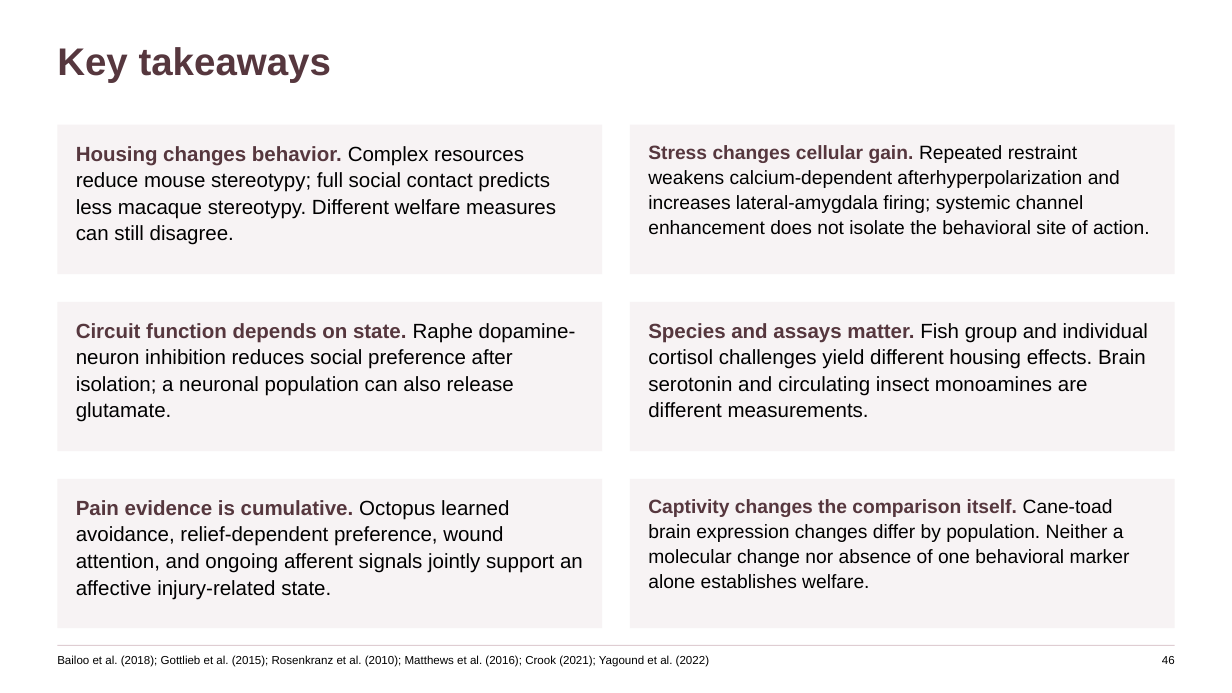
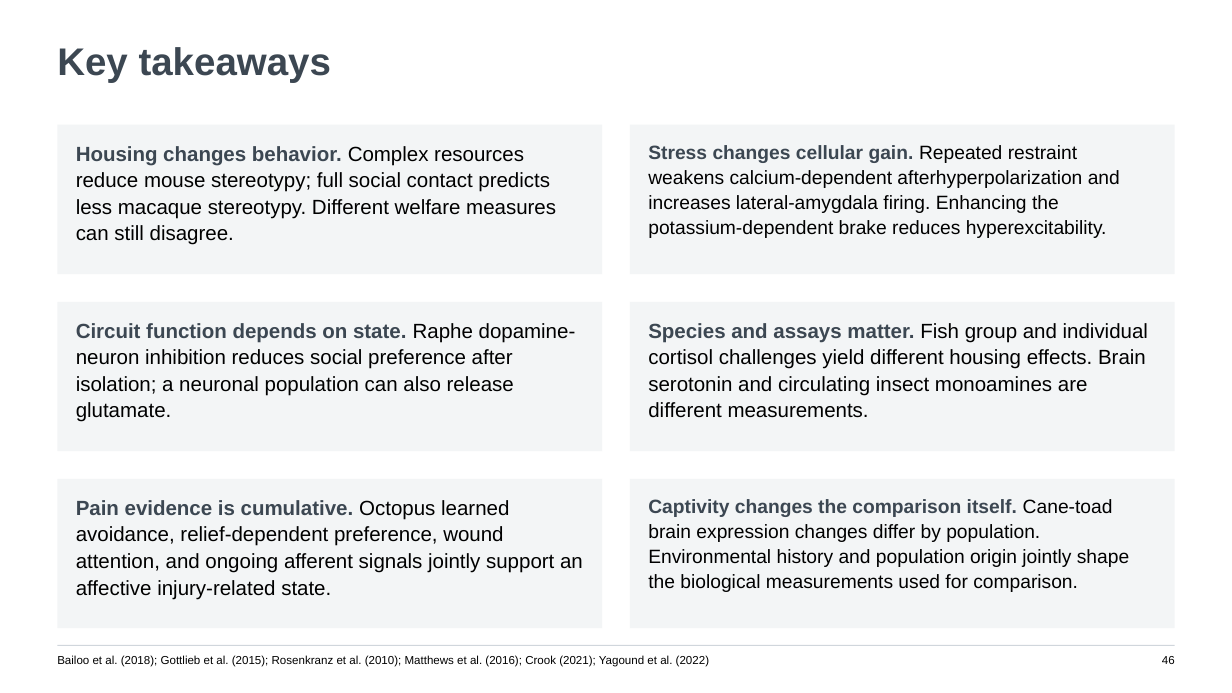
Before and after one commit to jordanxxlopez/NEUROETHOLOGY, a slide deck: slide 46 of lectures/L53/Neuroethology_Lecture53_FA2026.pptx. Drawn at 1232x693 pixels with LibreOffice and Linux fonts; fonts in the diff are those of the drawing. Boxes give left, top, right and bottom in pixels: in the first picture for what was removed or moved away, otherwise in the second. Text is boxed around its words. In the diff, an @@ line names an element or a change of style, - is before the commit and + after.

Commit message:
Revise Lecture 53 with teaching-focused paragraphs and new theme

```diff
--- a/lectures/L53/Neuroethology_Lecture53_FA2026.pptx
+++ b/lectures/L53/Neuroethology_Lecture53_FA2026.pptx
@@ text "Key takeaways" at (57,47,332,83): text colour #56373E to #3C4752 @@
@@ text "Housing changes behavior. Complex resources ..." at (76,146,556,245): text colour #56373E to #3C4752 in "Housing changes behavior." @@
@@ text at (648,145,1120,238): text changed @@
-Stress changes cellular gain. Repeated restraint weakens calcium-dependent afterhyperpolarization and increases lateral-amygdala firing; systemic channel enhancement does not isolate the behavioral site of action.
+Stress changes cellular gain. Repeated restraint weakens calcium-dependent afterhyperpolarization and increases lateral-amygdala firing. Enhancing the potassium-dependent brake reduces hyperexcitability.
@@ text "Circuit function depends on state. ..." at (76,323,576,422): text colour #56373E to #3C4752 in "Circuit function depends on state." @@
@@ text "Species and assays matter. Fish ..." at (648,323,1148,418): text colour #56373E to #3C4752 in "Species and assays matter." @@
@@ fill #F7F3F4 to #F3F5F6 in 6 elements at (57,125,603,274), (630,125,1176,274), (57,302,603,452), (630,302,1176,452), (57,479,603,628), (630,479,1176,628) @@
@@ text "Pain evidence is cumulative. Octopus ..." at (76,500,583,599): text colour #56373E to #3C4752 in "Pain evidence is cumulative." @@
@@ text at (648,499,1129,592): text changed @@
-Captivity changes the comparison itself. Cane-toad brain expression changes differ by population. Neither a molecular change nor absence of one behavioral marker alone establishes welfare.
+Captivity changes the comparison itself. Cane-toad brain expression changes differ by population. Environmental history and population origin jointly shape the biological measurements used for comparison.
@@ rectangle at (57,645,1175,646): fill #DFCDD2 to #D0D6DC @@
```
Also in this commit, not shown: 45 other slides changed, 7 other files.
